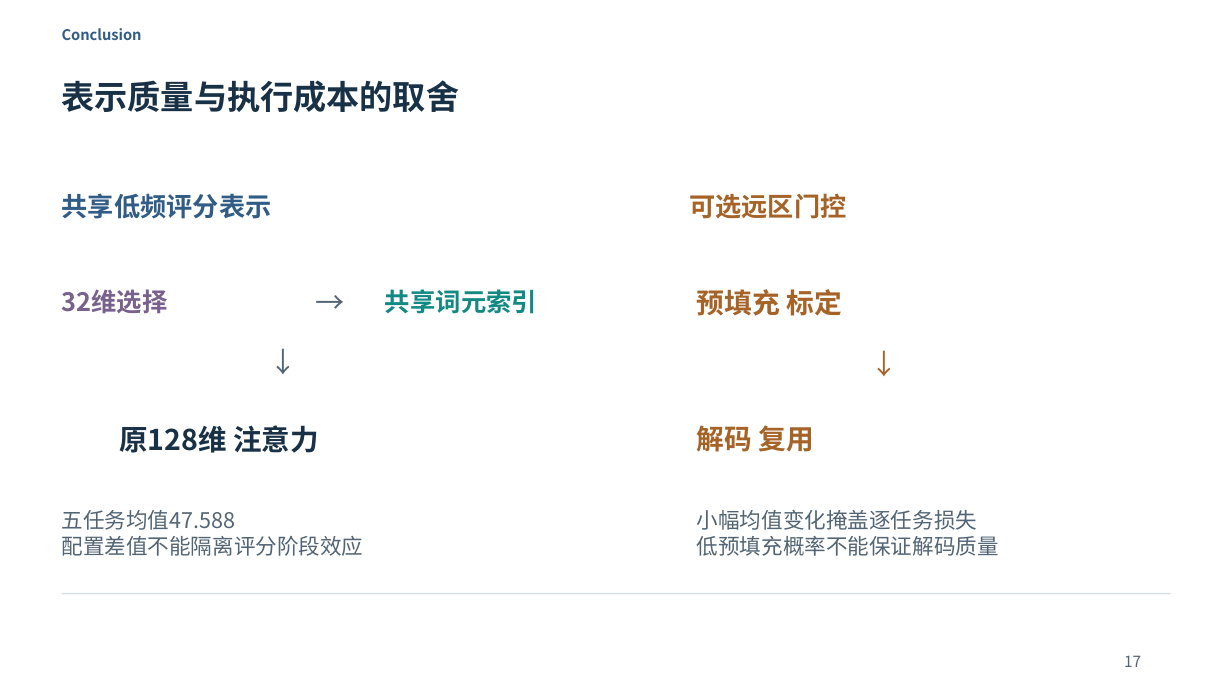
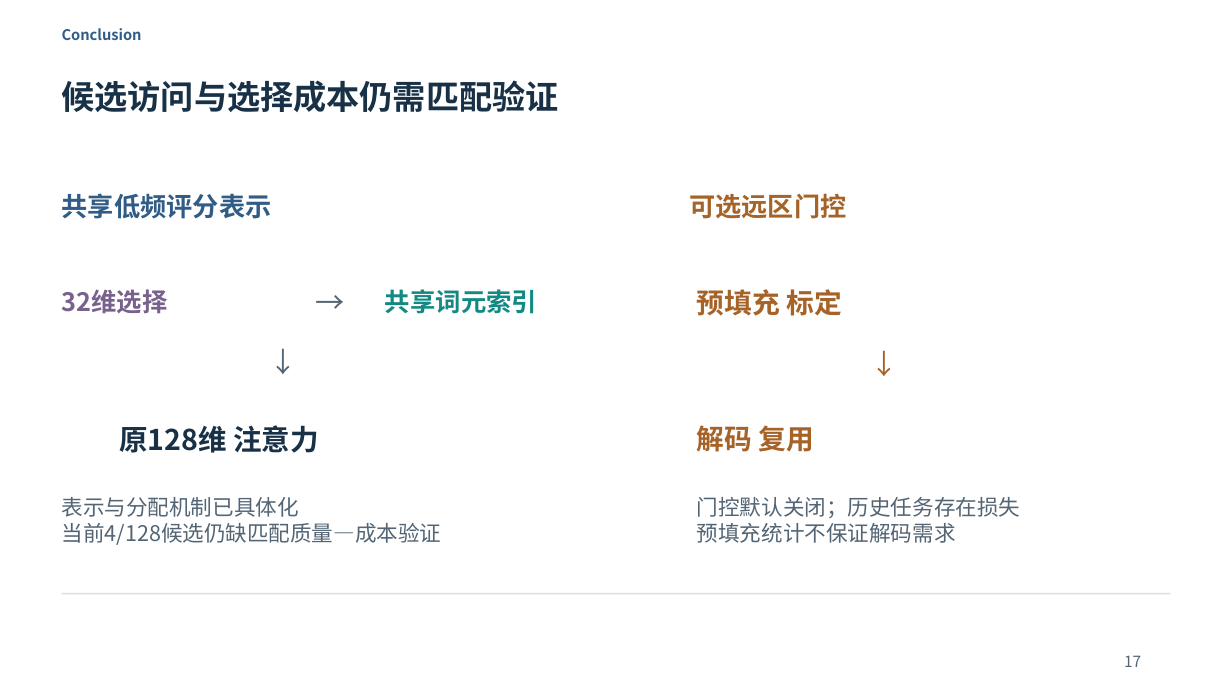
Before and after one commit to Chosen-David/two-level-attention, a slide deck: slide 17 of agent_doc/advice/dac_manuscript/presentation/TwoLevel_UserEdited_20261014.pptx. Drawn at 1232x693 pixels with LibreOffice and Linux fonts; fonts in the diff are those of the drawing. Boxes give left, top, right and bottom in pixels: in the first picture for what was removed or moved away, otherwise in the second. Text is boxed around its words. In the diff, an @@ line names an element or a change of style, - is before the commit and + after.

```diff
--- a/agent_doc/advice/dac_manuscript/presentation/TwoLevel_UserEdited_20261014.pptx
+++ b/agent_doc/advice/dac_manuscript/presentation/TwoLevel_UserEdited_20261014.pptx
@@ text at (62,80,559,112): text changed @@
-表示质量与执行成本的取舍
+候选访问与选择成本仍需匹配验证
@@ text at (62,497,442,545): text changed @@
-五任务均值47.588
-配置差值不能隔离评分阶段效应
+表示与分配机制已具体化
+当前4/128候选仍缺匹配质量—成本验证
@@ text at (697,497,1020,543): text changed @@
-小幅均值变化掩盖逐任务损失
-低预填充概率不能保证解码质量
+门控默认关闭；历史任务存在损失
+预填充统计不保证解码需求
```
Also in this commit, not shown: 4 other slides changed, 13 other files.
